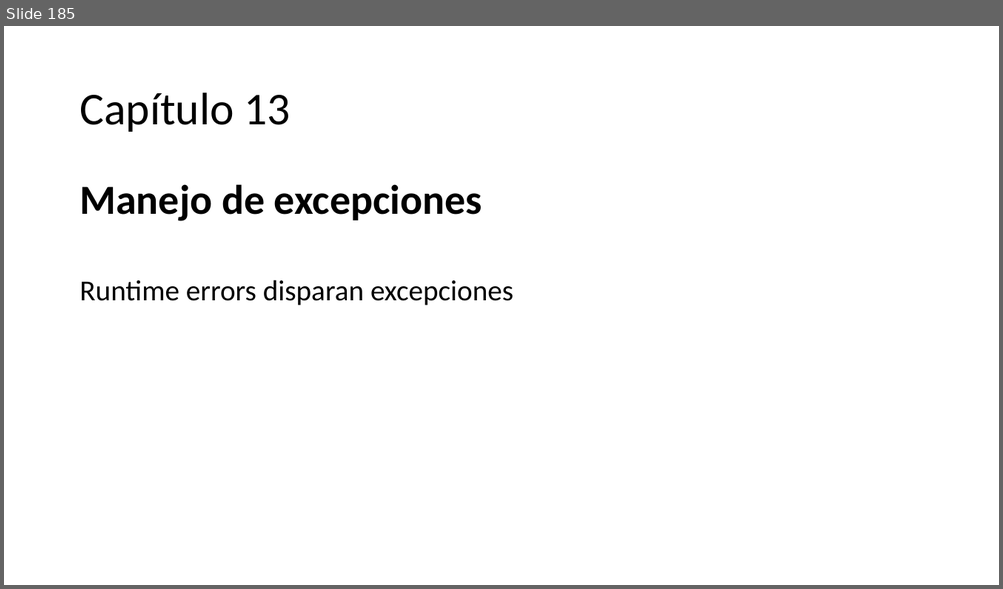
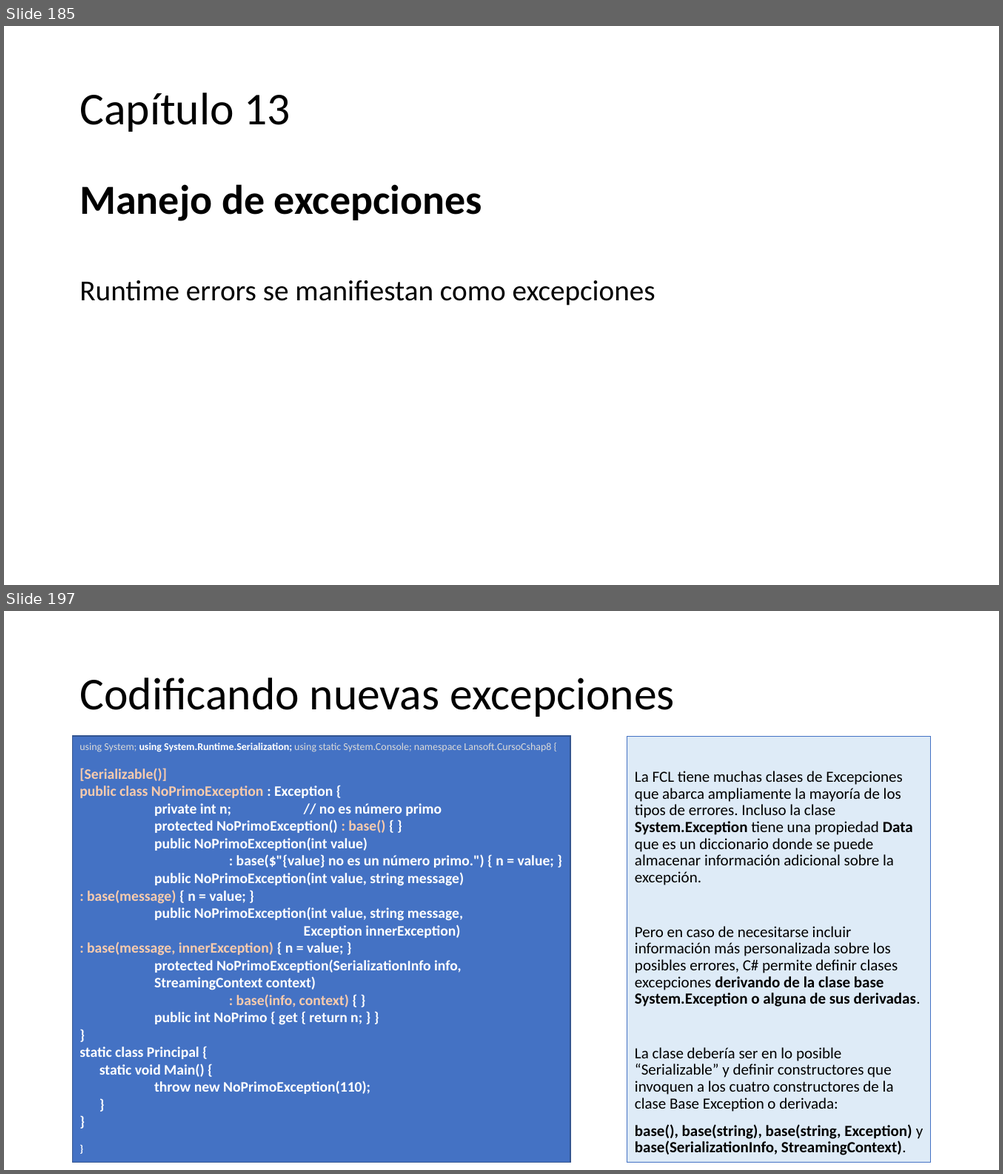
Before and after one commit to AlbertOsinaga/CursoCSharp__8, a slide deck: CSharpQuickReferencia.pptx. Shown one above the other, each under a label of ours: slide 185 before the commit, slides 185 and 197 after it; the slides between them are not shown. The pictures are 1003x589 and 1003x1174 pixels, drawn with LibreOffice and Linux fonts; fonts in the diff are those of the drawing. Boxes give left, top, right and bottom in pixels: in the first picture for what was removed or moved away, otherwise in the second. Text is boxed around its words. In the diff, an @@ line names an element or a change of style, - is before the commit and + after.

```diff
--- a/CSharpQuickReferencia.pptx
+++ b/CSharpQuickReferencia.pptx
@@ slide 197 added at [4, 611, 999, 1170], background #FFFFFF @@
@@ title added at [79, 678, 674, 717], 44 pt, text #000000 @@
+Codificando nuevas excepciones
@@ rectangle added at [73, 736, 570, 1163], fill #4472C4, outline #325491 1 pt, 14 pt, text #FFFFFF, bold @@
+using System; using System.Runtime.Serialization; using static System.Console; namespace Lansoft.CursoCshap8 {
+[Serializable()]
+public class NoPrimoException : Exception {
+private int n; // no es número primo
+protected NoPrimoException() : base() { }
+public NoPrimoException(int value)
+: base($"{value} no es un número primo.") { n = value; } public NoPrimoException(int value, string message) : base(message) { n = value; }
+public NoPrimoException(int value, string message,
+Exception innerException) : base(message, innerException) { n = value; }
+protected NoPrimoException(SerializationInfo info, StreamingContext context)
+: base(info, context) { }
+public int NoPrimo { get { return n; } }
+}
+static class Principal {
+static void Main() {
+throw new NoPrimoException(110);
+}
+}
+}
@@ text added at [627, 736, 930, 1163], fill #DEEBF7, outline #4472C4 0.75 pt, 15 pt, text #000000 @@
+La FCL tiene muchas clases de Excepciones que abarca ampliamente la mayoría de los tipos de errores. Incluso la clase System.Exception tiene una propiedad Data que es un diccionario donde se puede almacenar información adicional sobre la excepción.
+Pero en caso de necesitarse incluir información más personalizada sobre los posibles errores, C# permite definir clases excepciones derivando de la clase base System.Exception o alguna de sus derivadas.
+La clase debería ser en lo posible “Serializable” y definir constructores que invoquen a los cuatro constructores de la clase Base Exception o derivada:
+base(), base(string), base(string, Exception) y base(SerializationInfo, StreamingContext).
@@ slide 185 changed as well @@
@@ text at [79, 281, 655, 306]: text changed @@
-Runtime errors disparan excepciones
+Runtime errors se manifiestan como excepciones
```
Also in this commit, not shown: 14 other slides added, 23 other files.
